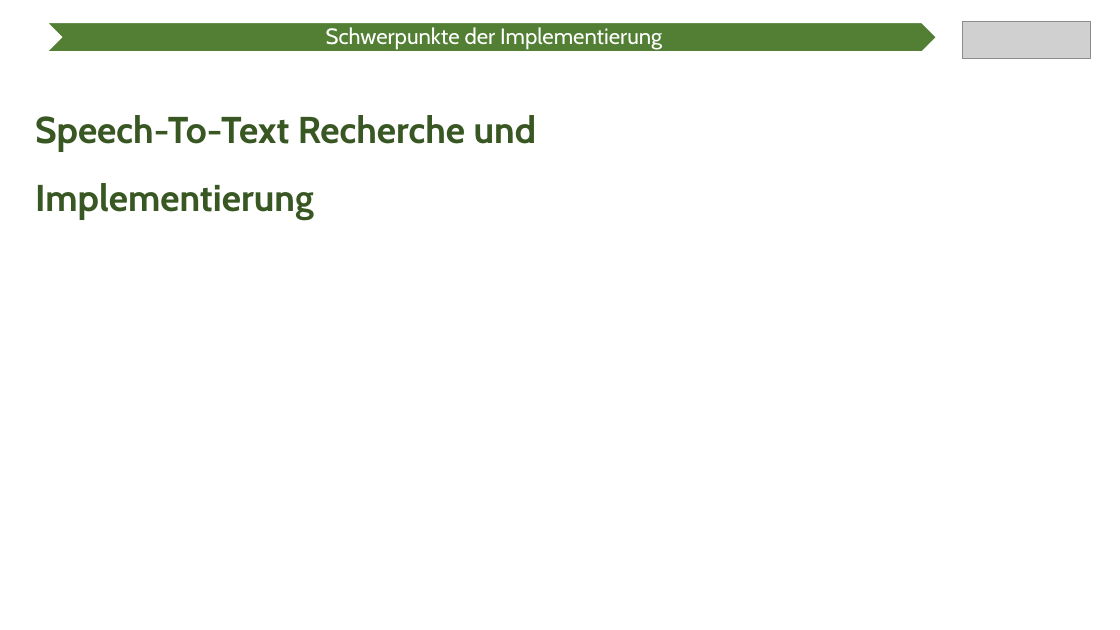
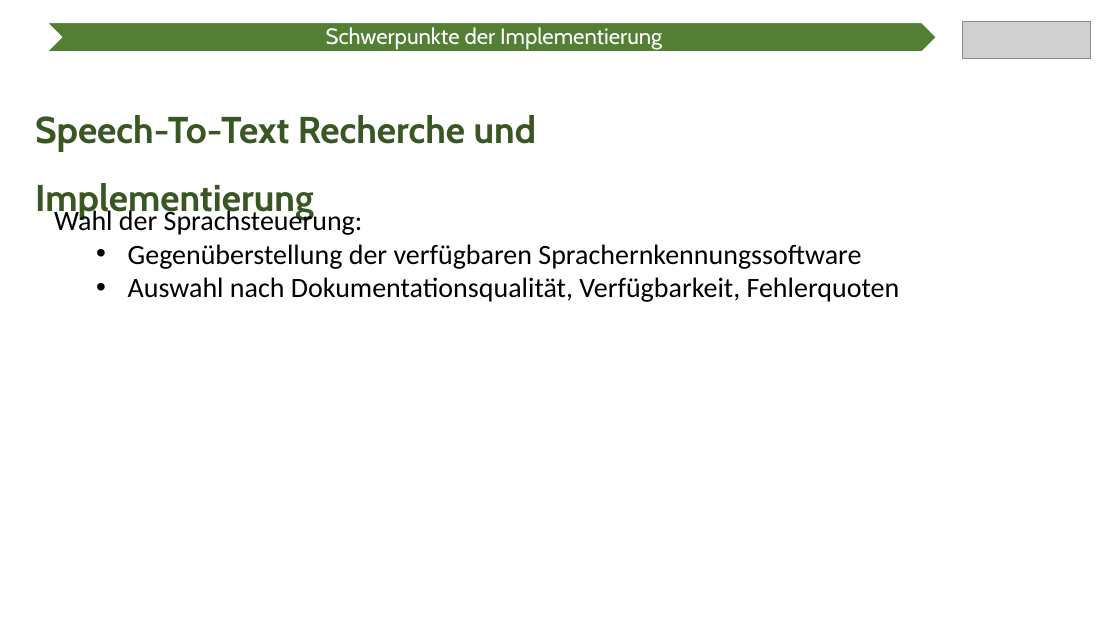
Before and after one commit to Ratoh/SAPLEXA, a slide deck: slide 5 of CavallaroAngelo/Präsentation Wahlmodulvorstellung/SAPlexa Präsentation.pptx (slide 7 before the commit). Drawn at 1120x630 pixels with LibreOffice and Linux fonts; fonts in the diff are those of the drawing; grey boxes stand for pictures. Boxes give left, top, right and bottom in pixels: in the first picture for what was removed or moved away, otherwise in the second. Text is boxed around its words. In the diff, an @@ line names an element or a change of style, - is before the commit and + after.

```diff
--- a/CavallaroAngelo/Präsentation Wahlmodulvorstellung/SAPlexa Präsentation.pptx
+++ b/CavallaroAngelo/Präsentation Wahlmodulvorstellung/SAPlexa Präsentation.pptx
@@ text added at (54, 207, 900, 302), 24 pt, text #000000 @@
+Wahl der Sprachsteuerung:
+  • Gegenüberstellung der verfügbaren Sprachernkennungssoftware
+  • Auswahl nach Dokumentationsqualität, Verfügbarkeit, Fehlerquoten
```
Also in this commit, not shown: 5 other slides changed, 2 slides added, 2 slides removed, 1 other file.
